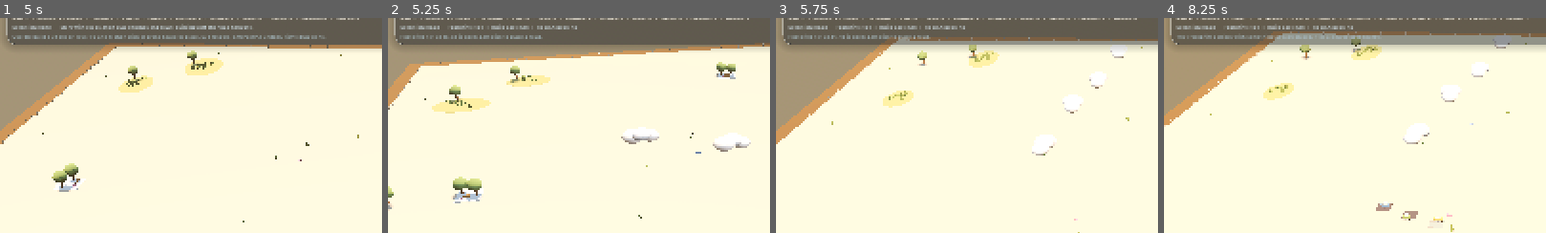
Above: before the commit, frames 1-4 (left to right).
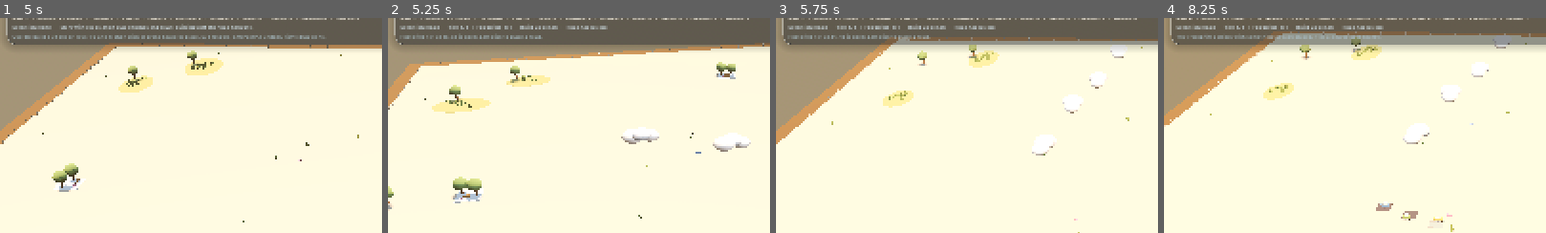
Above: after the commit, the same moments.

Repository: johnswaffles/my-backend-api
Game: Godot game, scene res://scenes/Main.tscn
Two runs of this game, one before a commit and one after it. Both use one fixed random seed, a clock stepped at 60 frames per second and the inputs below.
Inputs (mouse positions are % of the whole screen's width and height, from its top left):
- Up to frame 1 (5 s): click "Place" at 0.5 s; click "Build: Road" at 1.25 s; click "Town" at 2 s; click "Home" at 2.75 s; click "L" at 3.5 s; click "R" at 4.25 s
- Up to frame 2 (5.25 s): tap Space at 5 s; move the mouse to (72, 45) at 5.02 s; hold D from 5.03 s (still down); tap 1 at 5.1 s; click (72, 45) at 5.17 s
- Up to frame 3 (5.75 s): keep holding D; tap Space at 5.27 s
- Up to frame 4 (8.25 s): release D at 5.75 s; click "Undo" at 5.75 s; click "-" at 6.5 s; click "+" at 7.25 s; tap Space at 8 s; drag from (30, 55) to (45, 70) at 8.02 s
The pictures show only the part of the screen within x 0-50%, y 12-62%; the shares and areas given below are measured in that part.

Frame 1 is identical in both runs. In frame 2, 0.5% of the frame differs, in the area x 16-58%, y 3-6%; in frame 3, 0.5%; in frame 4, 0.5%.

Commit message:
Refine Godot frontage and parcel foundations

Diff:
--- a/cozy-builder-godot/scripts/main.gd
+++ b/cozy-builder-godot/scripts/main.gd
@@ -54,6 +54,16 @@
 	BUILD_TOOL_RESTAURANT: 2000,
 	BUILD_TOOL_CORNER_STORE: 1600,
 	BUILD_TOOL_PARK: 850,
+}
+const BUILDING_MAX_TIERS := {
+	BUILD_TOOL_HOUSE: 4,
+	BUILD_TOOL_POLICE: 4,
+	BUILD_TOOL_FIRE: 4,
+	BUILD_TOOL_BANK: 4,
+	BUILD_TOOL_GROCERY: 4,
+	BUILD_TOOL_RESTAURANT: 4,
+	BUILD_TOOL_CORNER_STORE: 4,
+	BUILD_TOOL_PARK: 3,
 }
 const SAVE_PATH := "user://cozy_builder_save.json"
 
@@ -706,6 +716,8 @@
 	if _money < cost:
 		return
 	var placed: Node3D
+	var tier := 1
+	var variant := randi() % 10
 	if _build_tool == BUILD_TOOL_ROAD:
 		_mark_road_cell(_hover_anchor)
 		_rebuild_road_at(_hover_anchor)
@@ -714,11 +726,11 @@
 				_rebuild_road_at(neighbor)
 		placed = _road_nodes.get(_cell_key(_hover_anchor))
 	else:
-		placed = _spawn_building_for_tool(_build_tool, world, _tool_rotation_y(_build_tool, _hover_anchor, footprint))
+		placed = _spawn_building_for_tool(_build_tool, world, _tool_rotation_y(_build_tool, _hover_anchor, footprint), tier, variant)
 
 	_clear_nature_for_cells(_hover_cells)
 	_money -= cost
-	_register_placement(_hover_anchor, _hover_cells, _build_tool, placed, cost)
+	_register_placement(_hover_anchor, _hover_cells, _build_tool, placed, cost, tier, variant)
 	_recalculate_cashflow()
 	_rebuild_ambient_life()
 	_update_hover_from_mouse()
@@ -828,7 +840,7 @@
 		_placed_nodes[key] = node
 
 
-func _register_placement(anchor: Vector2i, cells: Array[Vector2i], tool: String, node: Node3D, cost: int) -> void:
+func _register_placement(anchor: Vector2i, cells: Array[Vector2i], tool: String, node: Node3D, cost: int, tier: int = 1, variant: int = -1) -> void:
 	var anchor_key := _cell_key(anchor)
 	_placements[anchor_key] = {
 		"anchor": anchor,
@@ -836,6 +848,8 @@
 		"tool": tool,
 		"node": node,
 		"cost": cost,
+		"tier": tier,
+		"variant": variant,
 	}
 	for cell in cells:
 		var key := _cell_key(cell)
@@ -903,8 +917,10 @@
 	var cells: Array[Vector2i] = placement["cells"]
 	var footprint := _footprint_from_cells(cells)
 	var road_status := "Road Access: yes" if _cells_touch_road(cells) else "Road Access: no"
-	return "Selection: %s  |  Footprint: %dx%d  |  Build Cost: $%d  |  %s" % [
+	return "Selection: %s  |  Tier: %d/%d  |  Footprint: %dx%d  |  Build Cost: $%d  |  %s" % [
 		_tool_name(placement["tool"]),
+		int(placement.get("tier", 1)),
+		int(BUILDING_MAX_TIERS.get(str(placement["tool"]), 1)),
 		footprint.x,
 		footprint.y,
 		int(placement["cost"]),
@@ -1003,6 +1019,8 @@
 			"cells": cells.duplicate(),
 			"cost": int(placement["cost"]),
 			"refund": refund_amount,
+			"tier": int(placement.get("tier", 1)),
+			"variant": int(placement.get("variant", -1)),
 		})
 	if tool == BUILD_TOOL_ROAD:
 		for cell in cells:
@@ -1037,10 +1055,12 @@
 				for neighbor in _neighbor_cells(cell):
 					if _road_cells.has(_cell_key(neighbor)):
 						_rebuild_road_at(neighbor)
-			_register_placement(anchor, cells, action["tool"], _road_nodes.get(_cell_key(anchor)), int(action["cost"]))
+			_register_placement(anchor, cells, action["tool"], _road_nodes.get(_cell_key(anchor)), int(action["cost"]), 1, -1)
 		else:
-			var node := _spawn_building_for_tool(action["tool"], _anchor_to_world(anchor, _footprint_from_cells(cells)), _tool_rotation_y(action["tool"], anchor, _footprint_from_cells(cells)))
-			_register_placement(anchor, cells, action["tool"], node, int(action["cost"]))
+			var tier := int(action.get("tier", 1))
+			var variant := int(action.get("variant", -1))
+			var node := _spawn_building_for_tool(action["tool"], _anchor_to_world(anchor, _footprint_from_cells(cells)), _tool_rotation_y(action["tool"], anchor, _footprint_from_cells(cells)), tier, variant)
+			_register_placement(anchor, cells, action["tool"], node, int(action["cost"]), tier, variant)
 		if not _action_history.is_empty():
 			_action_history.pop_back()
 	_recalculate_cashflow()
@@ -1133,8 +1153,9 @@
 	return root
 
 
-func _spawn_building_for_tool(tool: String, world_position: Vector3, rotation_y: float) -> Node3D:
-	var variant := randi() % 10
+func _spawn_building_for_tool(tool: String, world_position: Vector3, rotation_y: float, tier: int = 1, variant: int = -1) -> Node3D:
+	if variant < 0:
+		variant = randi() % 10
 	var node: Node3D
 	match tool:
 		BUILD_TOOL_HOUSE:
@@ -1156,6 +1177,8 @@
 		_:
 			node = _spawn_house_tile(world_position, false)
 	node.rotation_degrees.y = rad_to_deg(rotation_y)
+	node.set_meta("tier", tier)
+	node.set_meta("variant", variant)
 	return node
 
 
@@ -1243,6 +1266,8 @@
 			"tool": placement["tool"],
 			"anchor": [anchor.x, anchor.y],
 			"cost": int(placement["cost"]),
+			"tier": int(placement.get("tier", 1)),
+			"variant": int(placement.get("variant", -1)),
 		})
 	save_data["placements"] = placement_list
 
@@ -1314,14 +1339,16 @@
 		else:
 			var footprint := _tool_footprint(tool)
 			var cells := _cells_for_anchor(anchor, footprint)
-			var node := _spawn_building_for_tool(tool, _anchor_to_world(anchor, footprint), _tool_rotation_y(tool, anchor, footprint))
-			_register_placement(anchor, cells, tool, node, int(entry.get("cost", BUILD_TOOL_COSTS.get(tool, 0))))
+			var tier := int(entry.get("tier", 1))
+			var variant := int(entry.get("variant", randi() % 10))
+			var node := _spawn_building_for_tool(tool, _anchor_to_world(anchor, footprint), _tool_rotation_y(tool, anchor, footprint), tier, variant)
+			_register_placement(anchor, cells, tool, node, int(entry.get("cost", BUILD_TOOL_COSTS.get(tool, 0))), tier, variant)
 			if not _action_history.is_empty():
 				_action_history.pop_back()
 	for road_key in _road_cells.keys():
 		var cell := _anchor_key_to_cell(road_key)
 		_rebuild_road_at(cell)
-		_register_placement(cell, [cell], BUILD_TOOL_ROAD, _road_nodes.get(road_key), int(BUILD_TOOL_COSTS[BUILD_TOOL_ROAD]))
+		_register_placement(cell, [cell], BUILD_TOOL_ROAD, _road_nodes.get(road_key), int(BUILD_TOOL_COSTS[BUILD_TOOL_ROAD]), 1, -1)
 		if not _action_history.is_empty():
 			_action_history.pop_back()
 	_loaded_save = true
@@ -1898,42 +1925,50 @@
 	root.position = position_3d
 	building_root.add_child(root)
 
-	_add_box(Vector3(0.0, 0.015, 0.0), Vector3(3.7, 0.04, 2.7), _make_material("a2ba73", 0.98), root)
-	_add_town_path(Vector3(0.0, 0.02, 0.98), Vector2(0.46, 1.14), root)
-	_add_soft_block(Vector3(0.0, height * 0.5 + 0.06, -0.36), Vector3(width, height, depth), _make_material_from_color(palette.wall, 0.9), root, 0.18)
-	_add_soft_block(Vector3(width * 0.28, 0.58, 0.18), Vector3(width * 0.46, height * 0.62, depth * 0.44), _make_material_from_color(palette.wall.darkened(0.03), 0.9), root, 0.14)
-	_add_gabled_roof(Vector3(0.0, height + 0.2, -0.36), Vector3(width + 0.26, 0.22, depth + 0.28), _make_material_from_color(palette.roof, 0.78), root, 12.0)
-	_add_gabled_roof(Vector3(width * 0.28, 0.98, 0.18), Vector3(width * 0.52, 0.18, depth * 0.54), _make_material_from_color(palette.roof.lightened(0.05), 0.78), root, 11.0)
-	_add_round_canopy(Vector3(0.0, 0.2, 0.58), Vector3(width * 0.46, 0.12, 0.22), _make_material_from_color(palette.accent, 0.5), root)
-	_add_box(Vector3(0.0, 0.2, 0.32), Vector3(width * 0.18, 0.34, 0.06), _window_material, root)
-	_add_box(Vector3(-width * 0.3, 0.38, 0.24), Vector3(0.18, 0.3, 0.05), _window_material, root)
-	_add_box(Vector3(width * 0.3, 0.38, 0.24), Vector3(0.18, 0.3, 0.05), _window_material, root)
-	_add_box(Vector3(-width * 0.3, 0.42, -0.68), Vector3(0.18, 0.24, 0.05), _window_material, root)
-	_add_box(Vector3(width * 0.12, 0.42, -0.68), Vector3(0.24, 0.24, 0.05), _window_material, root)
-	_add_box(Vector3(0.0, 0.08, 0.56), Vector3(width * 0.36, 0.08, 0.42), _make_material_from_color(palette.trim, 0.86), root)
-	_add_box(Vector3(-width * 0.28, 0.28, 0.7), Vector3(0.12, 0.2, 0.12), _make_material_from_color(palette.trim, 0.86), root)
-	_add_box(Vector3(width * 0.28, 0.28, 0.7), Vector3(0.12, 0.2, 0.12), _make_material_from_color(palette.trim, 0.86), root)
-	_add_box(Vector3(0.0, 0.62, -depth * 0.34), Vector3(width * 0.12, 0.56, depth * 0.05), _make_material_from_color(palette.trim, 0.84), root)
+	_add_box(Vector3(0.0, 0.015, 0.0), Vector3(4.45, 0.04, 3.45), _make_material("97b66c", 0.98), root)
+	_add_box(Vector3(0.0, 0.02, 1.32), Vector3(4.1, 0.03, 0.86), _make_material("d7ccb8", 0.88), root)
+	_add_box(Vector3(-1.28, 0.022, 0.64), Vector3(0.74, 0.03, 2.2), _make_material("d3c3aa", 0.9), root)
+	_add_town_path(Vector3(-1.28, 0.03, 0.92), Vector2(0.52, 1.62), root)
+	_add_soft_block(Vector3(0.24, height * 0.5 + 0.06, -0.68), Vector3(width, height, depth), _make_material_from_color(palette.wall, 0.9), root, 0.18)
+	_add_soft_block(Vector3(width * 0.4, 0.58, -0.08), Vector3(width * 0.46, height * 0.62, depth * 0.44), _make_material_from_color(palette.wall.darkened(0.03), 0.9), root, 0.14)
+	_add_gabled_roof(Vector3(0.24, height + 0.2, -0.68), Vector3(width + 0.26, 0.22, depth + 0.28), _make_material_from_color(palette.roof, 0.78), root, 12.0)
+	_add_gabled_roof(Vector3(width * 0.4, 0.98, -0.08), Vector3(width * 0.52, 0.18, depth * 0.54), _make_material_from_color(palette.roof.lightened(0.05), 0.78), root, 11.0)
+	_add_round_canopy(Vector3(0.24, 0.2, 0.3), Vector3(width * 0.46, 0.12, 0.22), _make_material_from_color(palette.accent, 0.5), root)
+	_add_box(Vector3(0.24, 0.2, 0.04), Vector3(width * 0.18, 0.34, 0.06), _window_material, root)
+	_add_box(Vector3(-0.44, 0.38, -0.02), Vector3(0.18, 0.3, 0.05), _window_material, root)
+	_add_box(Vector3(0.92, 0.38, -0.02), Vector3(0.18, 0.3, 0.05), _window_material, root)
+	_add_box(Vector3(-0.44, 0.42, -0.98), Vector3(0.18, 0.24, 0.05), _window_material, root)
+	_add_box(Vector3(0.48, 0.42, -0.98), Vector3(0.24, 0.24, 0.05), _window_material, root)
+	_add_box(Vector3(0.24, 0.08, 0.28), Vector3(width * 0.36, 0.08, 0.42), _make_material_from_color(palette.trim, 0.86), root)
+	_add_box(Vector3(-0.22, 0.28, 0.4), Vector3(0.12, 0.2, 0.12), _make_material_from_color(palette.trim, 0.86), root)
+	_add_box(Vector3(0.68, 0.28, 0.4), Vector3(0.12, 0.2, 0.12), _make_material_from_color(palette.trim, 0.86), root)
+	_add_box(Vector3(0.24, 0.62, -depth * 0.54), Vector3(width * 0.12, 0.56, depth * 0.05), _make_material_from_color(palette.trim, 0.84), root)
 	if variant % 2 == 0:
-		_add_box(Vector3(width * 0.32, height + 0.46, -depth * 0.42), Vector3(0.16, 0.46, 0.16), _stone_material, root)
+		_add_box(Vector3(1.04, height + 0.46, -1.02), Vector3(0.16, 0.46, 0.16), _stone_material, root)
 	if variant % 3 != 1:
-		_add_dormer(Vector3(-width * 0.18, height + 0.36, -0.16), palette.trim, palette.roof, root)
+		_add_dormer(Vector3(-0.14, height + 0.36, -0.48), palette.trim, palette.roof, root)
 	if variant % 4 == 0:
-		_add_dormer(Vector3(width * 0.22, height + 0.34, -0.28), palette.trim.lightened(0.04), palette.roof.lightened(0.06), root)
-	_add_garden_path(root, width * 0.24, 1.18)
-	_add_picket_fence(root, Vector3(0.0, 0.0, 1.28), 2.9)
-	_add_flower_box_local(Vector3(-width * 0.28, 0.18, 0.42), palette.accent, root)
-	_add_flower_box_local(Vector3(width * 0.28, 0.18, 0.42), palette.trim, root)
-	_add_shrub_cluster(Vector3(-0.96, 0.0, 0.98), palette.accent, root, 4)
-	_add_shrub_cluster(Vector3(0.96, 0.0, 0.98), palette.trim, root, 4)
-	_add_local_flower_patch(Vector3(-1.1, 0.05, 0.58), 5, _make_material_from_color(palette.trim, 0.8), root)
+		_add_dormer(Vector3(0.76, height + 0.34, -0.58), palette.trim.lightened(0.04), palette.roof.lightened(0.06), root)
+	_add_garden_path(root, width * 0.24, 1.48)
+	_add_picket_fence(root, Vector3(0.0, 0.0, 1.56), 3.64)
+	_add_box(Vector3(-1.82, 0.18, -0.1), Vector3(0.04, 0.32, 2.86), _make_material("efe3cf", 0.86), root)
+	_add_box(Vector3(1.82, 0.18, -0.1), Vector3(0.04, 0.32, 2.86), _make_material("efe3cf", 0.86), root)
+	_add_box(Vector3(0.0, 0.18, -1.5), Vector3(3.6, 0.32, 0.04), _make_material("efe3cf", 0.86), root)
+	_add_flower_box_local(Vector3(-0.28, 0.18, 0.14), palette.accent, root)
+	_add_flower_box_local(Vector3(0.82, 0.18, 0.14), palette.trim, root)
+	_add_shrub_cluster(Vector3(-1.46, 0.0, 1.18), palette.accent, root, 4)
+	_add_shrub_cluster(Vector3(1.46, 0.0, 1.18), palette.trim, root, 4)
+	_add_local_flower_patch(Vector3(1.26, 0.05, 0.98), 6, _make_material_from_color(palette.trim, 0.8), root)
+	_add_local_flower_patch(Vector3(-1.26, 0.05, 0.86), 5, _make_material_from_color(palette.accent, 0.8), root)
+	_add_box(Vector3(-1.58, 0.26, 1.62), Vector3(0.16, 0.34, 0.12), _make_material("8c6f4f", 0.84), root)
+	_add_box(Vector3(-1.58, 0.38, 1.58), Vector3(0.22, 0.16, 0.04), _make_material("f4efe4", 0.86), root)
 	if variant % 2 == 0:
-		_add_box(Vector3(1.0, 0.03, -0.58), Vector3(1.0, 0.05, 0.74), _make_material("6fb8cb", 0.46), root)
-		_add_box(Vector3(1.0, 0.04, -0.58), Vector3(0.9, 0.02, 0.64), _make_transparent_material(Color("b5f4ff"), 0.32, 0.12), root)
+		_add_box(Vector3(1.28, 0.03, -0.26), Vector3(1.3, 0.05, 0.92), _make_material("6fb8cb", 0.46), root)
+		_add_box(Vector3(1.28, 0.04, -0.26), Vector3(1.14, 0.02, 0.76), _make_transparent_material(Color("b5f4ff"), 0.32, 0.12), root)
 	else:
-		_add_box(Vector3(0.98, 0.03, -0.54), Vector3(1.08, 0.04, 0.78), _make_material("8c9a55", 0.96), root)
-		for gx in [-0.22, 0.0, 0.22]:
-			_add_box(Vector3(0.98 + gx, 0.08, -0.54), Vector3(0.04, 0.12, 0.62), _make_material("7a5e3f", 0.84), root)
+		_add_box(Vector3(1.24, 0.03, -0.22), Vector3(1.34, 0.04, 1.0), _make_material("8c9a55", 0.96), root)
+		for gx in [-0.26, 0.0, 0.26]:
+			_add_box(Vector3(1.24 + gx, 0.08, -0.22), Vector3(0.04, 0.12, 0.8), _make_material("7a5e3f", 0.84), root)
 	return root
 
 
@@ -2277,6 +2312,20 @@
 func _tool_rotation_y(tool: String, anchor: Vector2i, footprint: Vector2i) -> float:
 	if tool == BUILD_TOOL_ROAD:
 		return 0.0
+
+	var south_touch := _adjacent_transport_count(anchor, footprint, "south")
+	var north_touch := _adjacent_transport_count(anchor, footprint, "north")
+	var east_touch := _adjacent_transport_count(anchor, footprint, "east")
+	var west_touch := _adjacent_transport_count(anchor, footprint, "west")
+	var best_touch := maxi(maxi(south_touch, north_touch), maxi(east_touch, west_touch))
+	if best_touch > 0:
+		if south_touch == best_touch:
+			return 0.0
+		if north_touch == best_touch:
+			return PI
+		if east_touch == best_touch:
+			return -PI * 0.5
+		return PI * 0.5
 
 	var south_score: float = _transport_side_score(anchor, footprint, "south")
 	var north_score: float = _transport_side_score(anchor, footprint, "north")
@@ -2381,6 +2430,28 @@
 	return 0.0 if nearest_direction.y > 0.0 else PI
 
 
+func _adjacent_transport_count(anchor: Vector2i, footprint: Vector2i, side: String) -> int:
+	var count := 0
+	match side:
+		"north":
+			for dx in range(footprint.x):
+				if _road_cells.has(_cell_key(Vector2i(anchor.x + dx, anchor.y - 1))):
+					count += 1
+		"south":
+			for dx in range(footprint.x):
+				if _road_cells.has(_cell_key(Vector2i(anchor.x + dx, anchor.y + footprint.y))):
+					count += 1
+		"west":
+			for dz in range(footprint.y):
+				if _road_cells.has(_cell_key(Vector2i(anchor.x - 1, anchor.y + dz))):
+					count += 1
+		"east":
+			for dz in range(footprint.y):
+				if _road_cells.has(_cell_key(Vector2i(anchor.x + footprint.x, anchor.y + dz))):
+					count += 1
+	return count
+
+
 func _add_house(center: Vector3, size: Vector3, wall_color: Color, roof_color: Color) -> void:
 	var shell_material := _make_material_from_color(wall_color, 0.88)
 	var roof_material := _make_material_from_color(roof_color, 0.76)
Not shown, changed: public/godot-playtest/index.html
Not shown, changed: public/godot-playtest/index.pck
